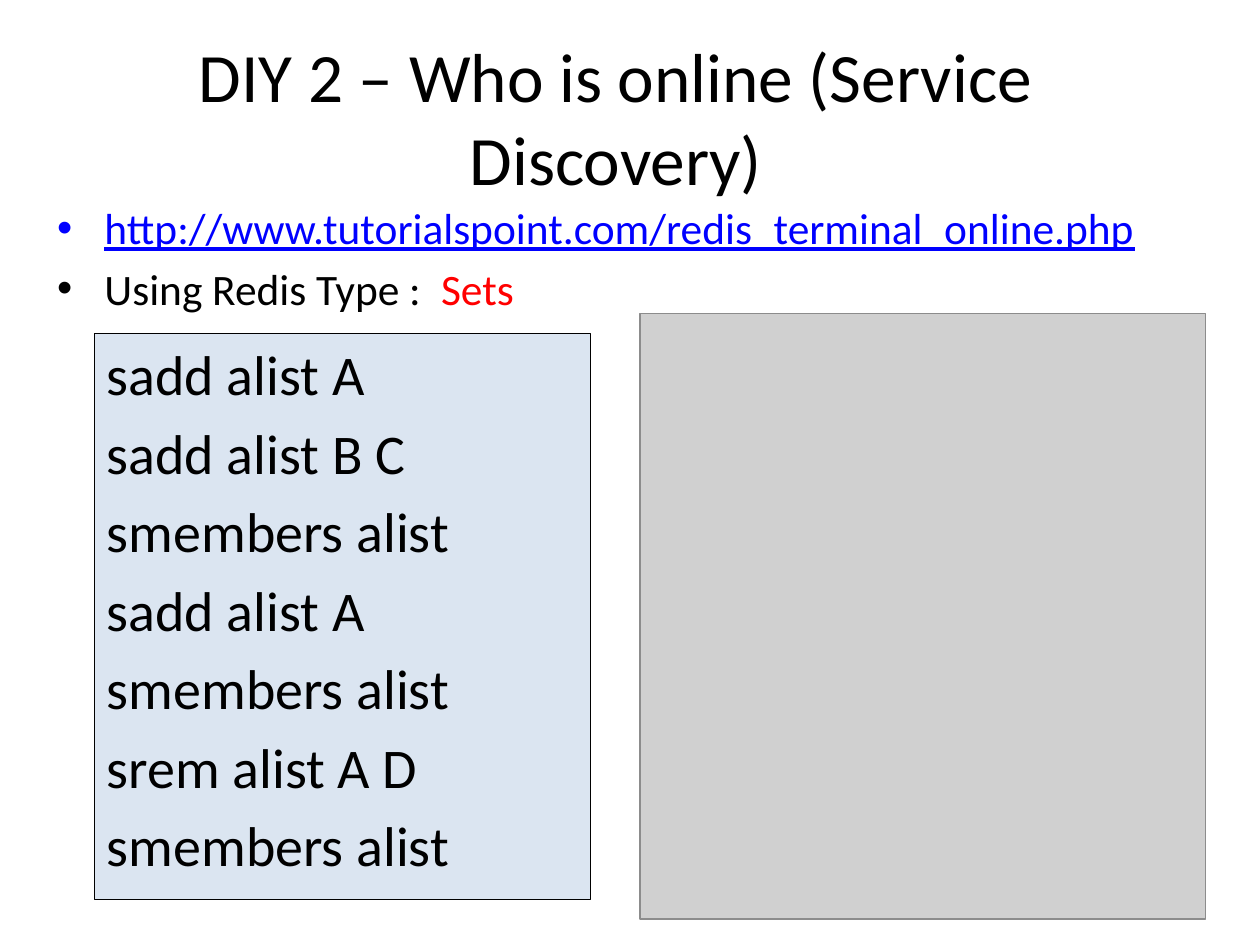
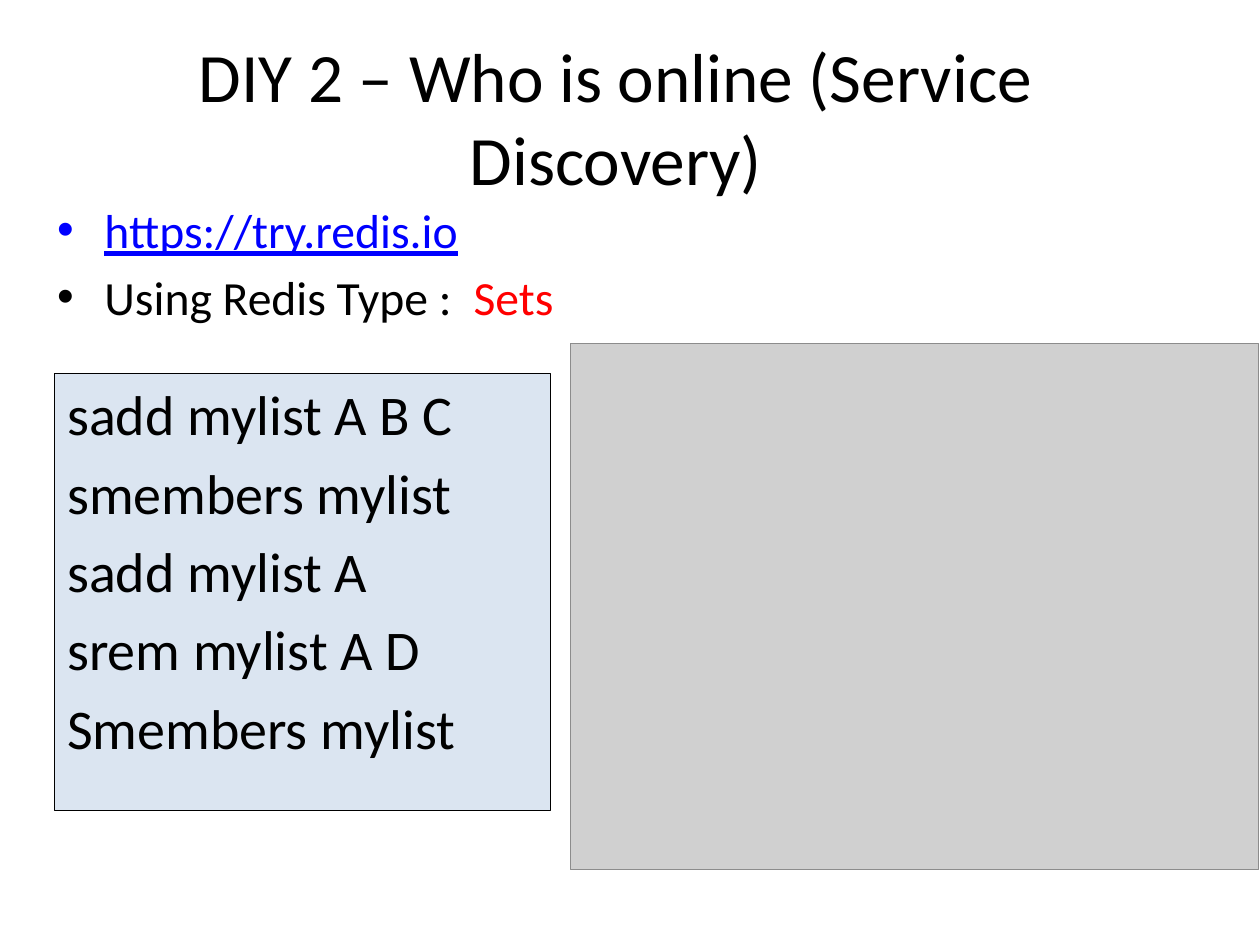
Before and after one commit to jimliu7434/microservice-sample, a slide deck: slide 15 of Microservice02.pptx. Drawn at 1260x945 pixels with LibreOffice and Linux fonts; fonts in the diff are those of the drawing; grey boxes stand for pictures. Boxes give left, top, right and bottom in pixels: in the first picture for what was removed or moved away, otherwise in the second. Text is boxed around its words. In the diff, an @@ line names an element or a change of style, - is before the commit and + after.

Commit message:
update pptx

```diff
--- a/Microservice02.pptx
+++ b/Microservice02.pptx
@@ text at [104, 215, 457, 256]: text changed; size 24.8 to 27.2 pt @@
-• http://www.tutorialspoint.com/redis_terminal_online.php
+• https://try.redis.io
@@ text at [104, 282, 554, 324]: size 24.8 to 27.2 pt in "Using Redis Type : Sets" @@
@@ picture: place and size @@
-picture at [640, 314, 1206, 919]
+picture at [571, 344, 1259, 869]
@@ rectangle "sadd mylist A B C": place and size @@
-rectangle "sadd mylist A B C" at [94, 334, 591, 900]
+rectangle "sadd mylist A B C" at [54, 373, 551, 809]
@@ text in rectangle at [67, 396, 456, 758]: text changed @@
-sadd alist A
-sadd alist B C
-smembers alist
-sadd alist A
-smembers alist
-srem alist A D
-smembers alist
+sadd mylist A B C
+smembers mylist
+sadd mylist A
+srem mylist A D
+Smembers mylist
```
Also in this commit, not shown: 4 other slides changed, 2 slides added, 1 other file.
